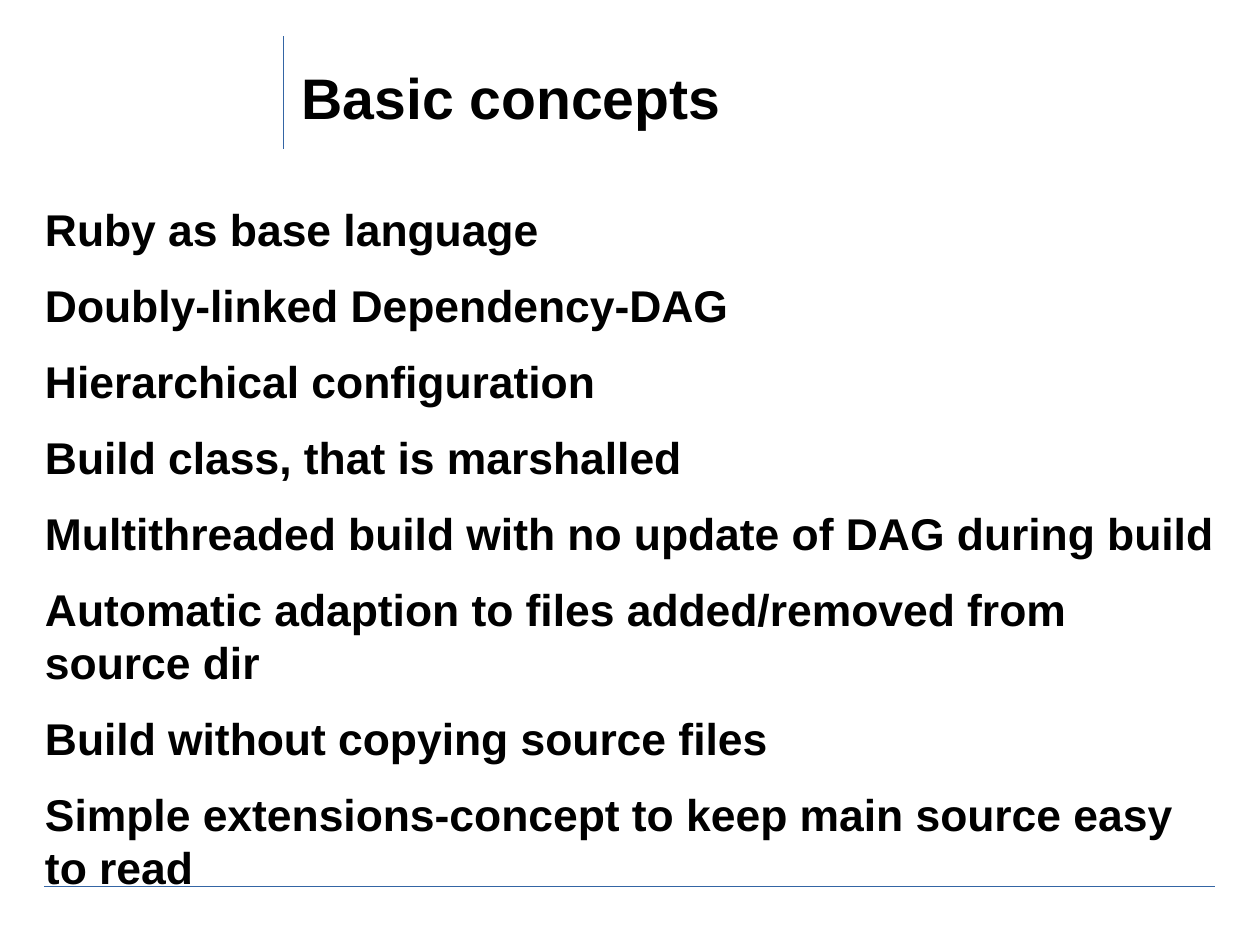
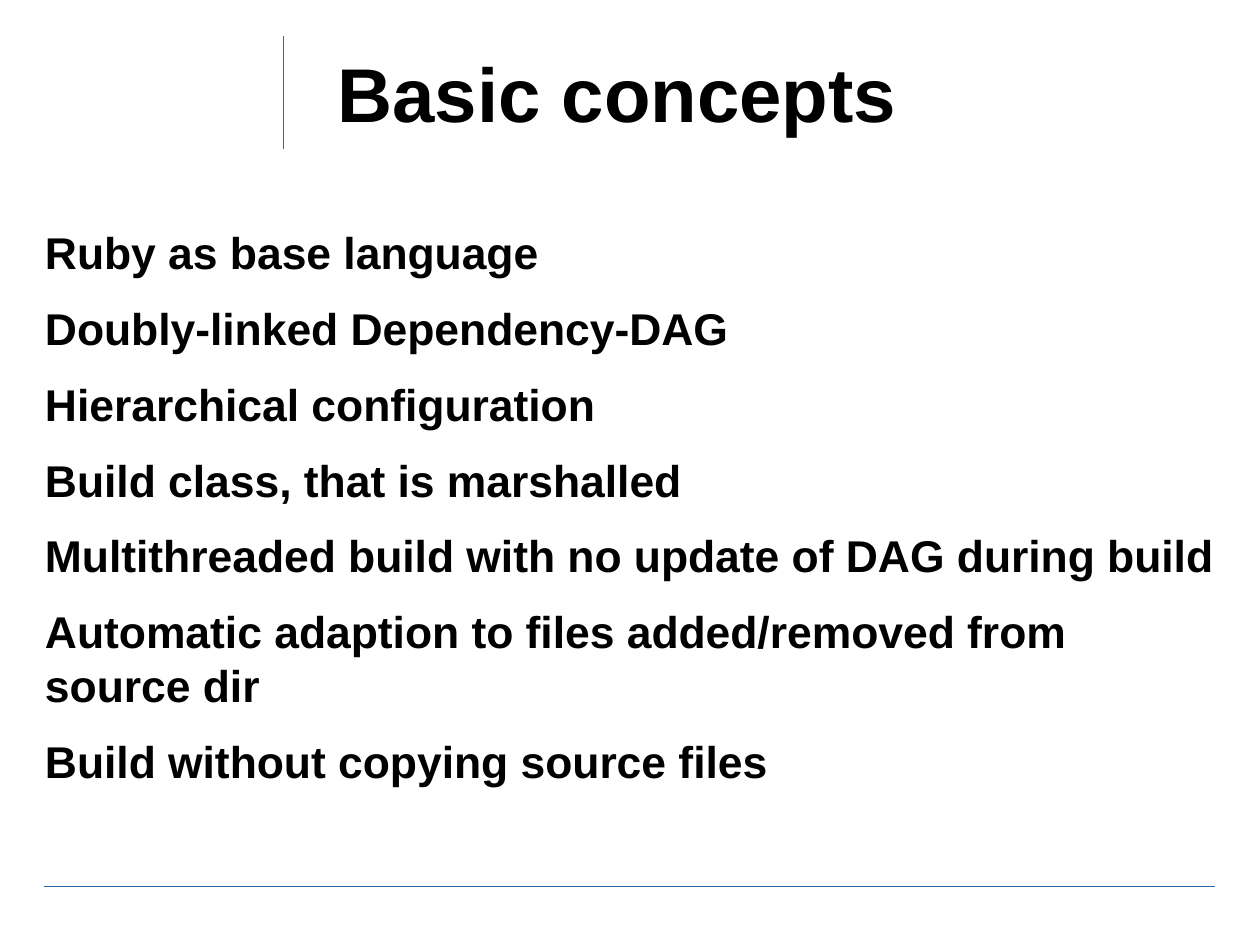
Before and after one commit to ewuenf/Makr, a slide deck: slide 3 of doc/concepts/Makr_Concepts.01.odp. Drawn at 1260x945 pixels with LibreOffice and Linux fonts; fonts in the diff are those of the drawing; background and template pictures are left out. Boxes give left, top, right and bottom in pixels: in the first picture for what was removed or moved away, otherwise in the second. Text is boxed around its words. In the diff, an @@ line names an element or a change of style, - is before the commit and + after.

```diff
--- a/doc/concepts/Makr_Concepts.01.odp
+++ b/doc/concepts/Makr_Concepts.01.odp
@@ title "Basic concepts": place and size @@
-title "Basic concepts" at <box>301,77,721,130</box>
+title "Basic concepts" at <box>337,66,896,137</box>
@@ title "Basic concepts" at <box>337,66,896,137</box>: size 36 to 48 pt @@
@@ text "Ruby as base language": place and size @@
-text "Ruby as base language" at <box>45,213,1213,887</box>
+text "Ruby as base language" at <box>45,236,1213,787</box>
@@ text at <box>45,798,1172,887</box>: paragraph removed @@
-Simple extensions-concept to keep main source easy to read
```
Also in this commit, not shown: 1 other slide changed, 1 slide added, 1 other file.
